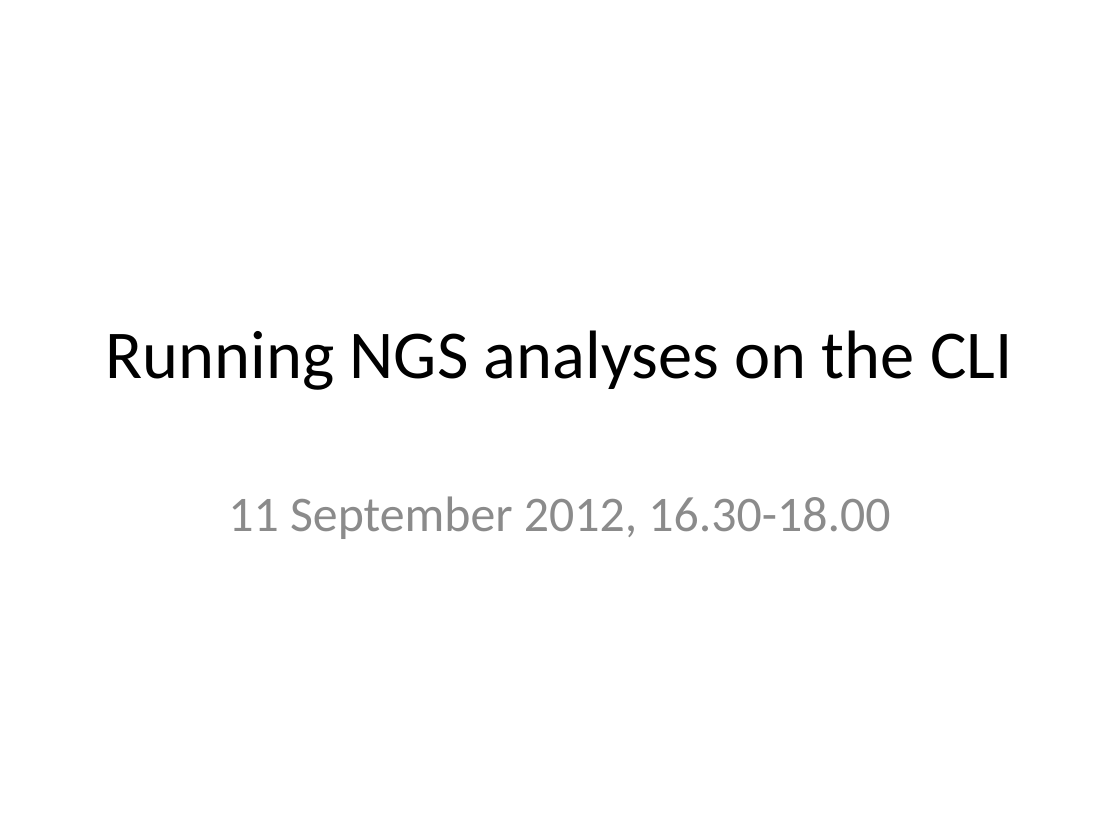
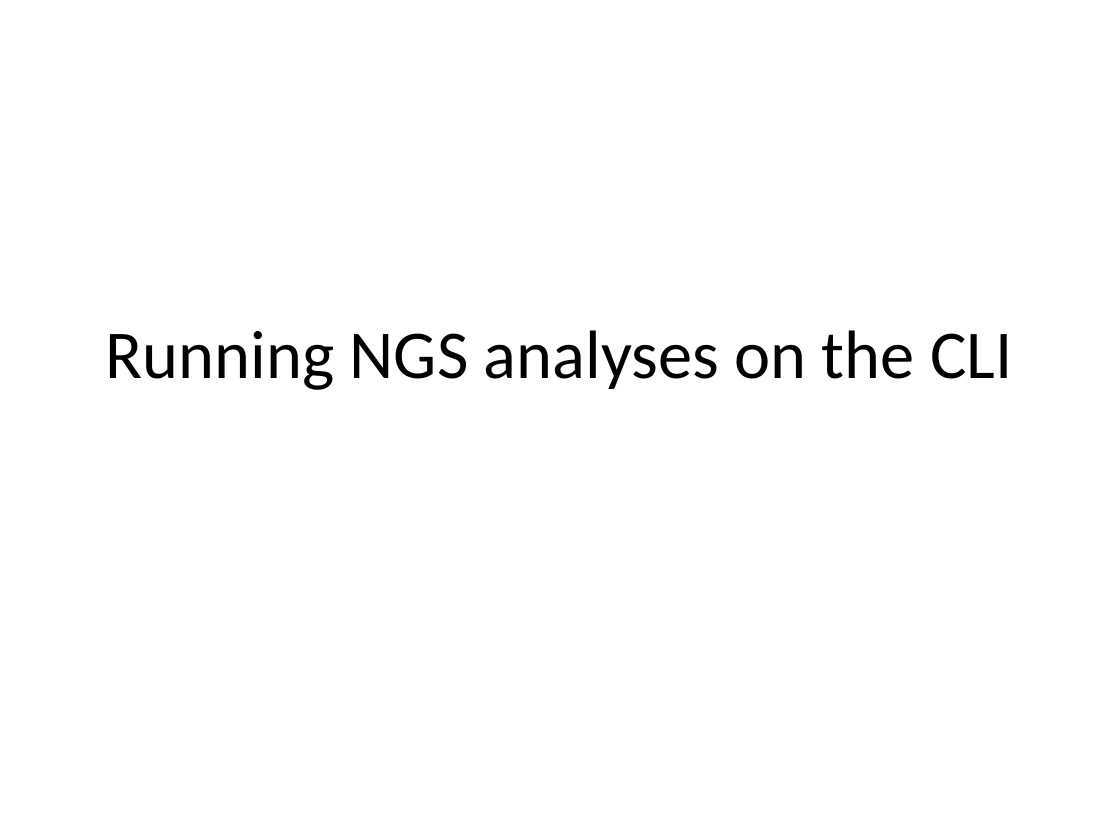
Before and after one commit to naturalis/arangs, a slide deck: slide 1 of doc/slides/day1/session4/NGSAnalyses.pptx. Drawn at 1120x840 pixels with LibreOffice and Linux fonts; fonts in the diff are those of the drawing. Boxes give left, top, right and bottom in pixels: in the first picture for what was removed or moved away, otherwise in the second. Text is boxed around its words. In the diff, an @@ line names an element or a change of style, - is before the commit and + after.

```diff
--- a/doc/slides/day1/session4/NGSAnalyses.pptx
+++ b/doc/slides/day1/session4/NGSAnalyses.pptx
@@ subtitle removed at [228,496,890,539] @@
-11 September 2012, 16.30-18.00
```
Also in this commit, not shown: 1 other slide changed, 3 other files.
